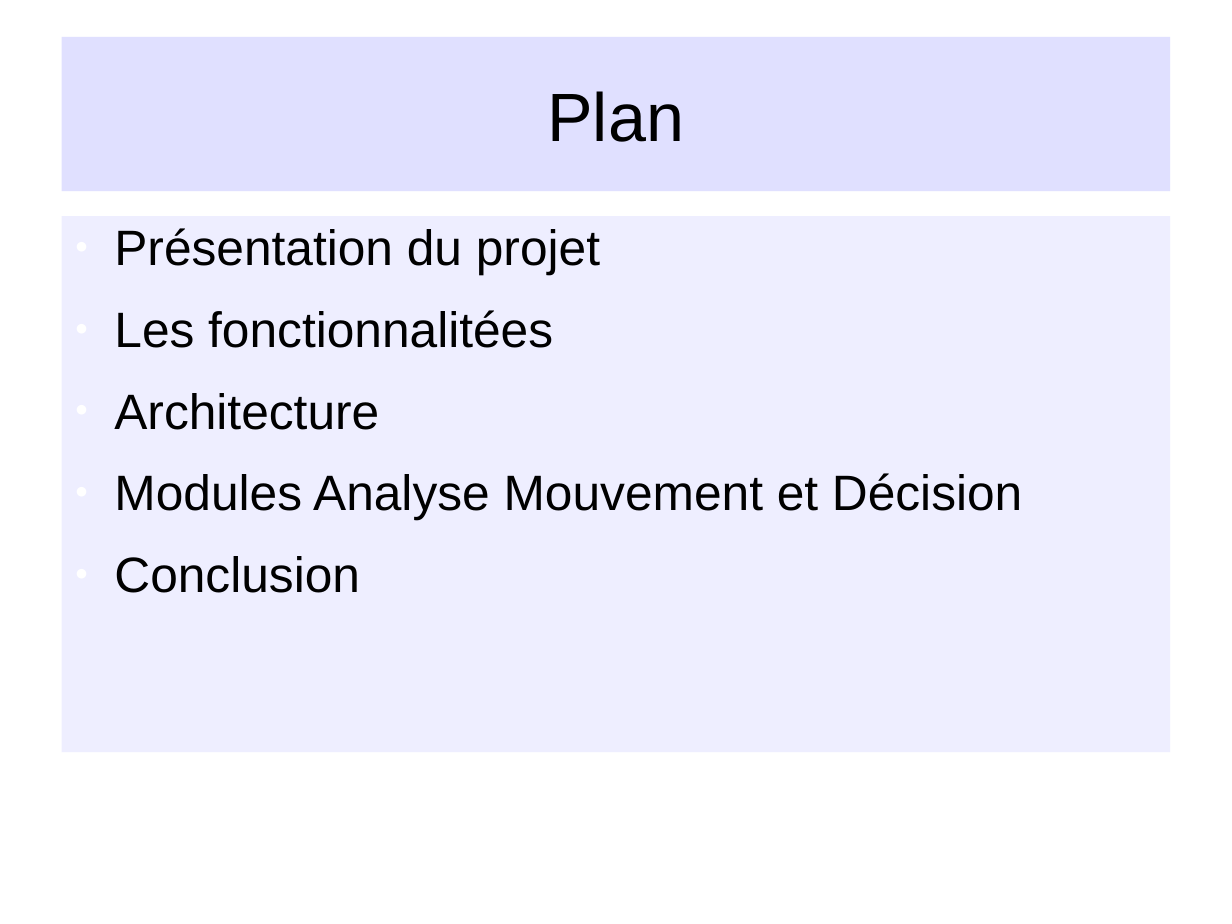
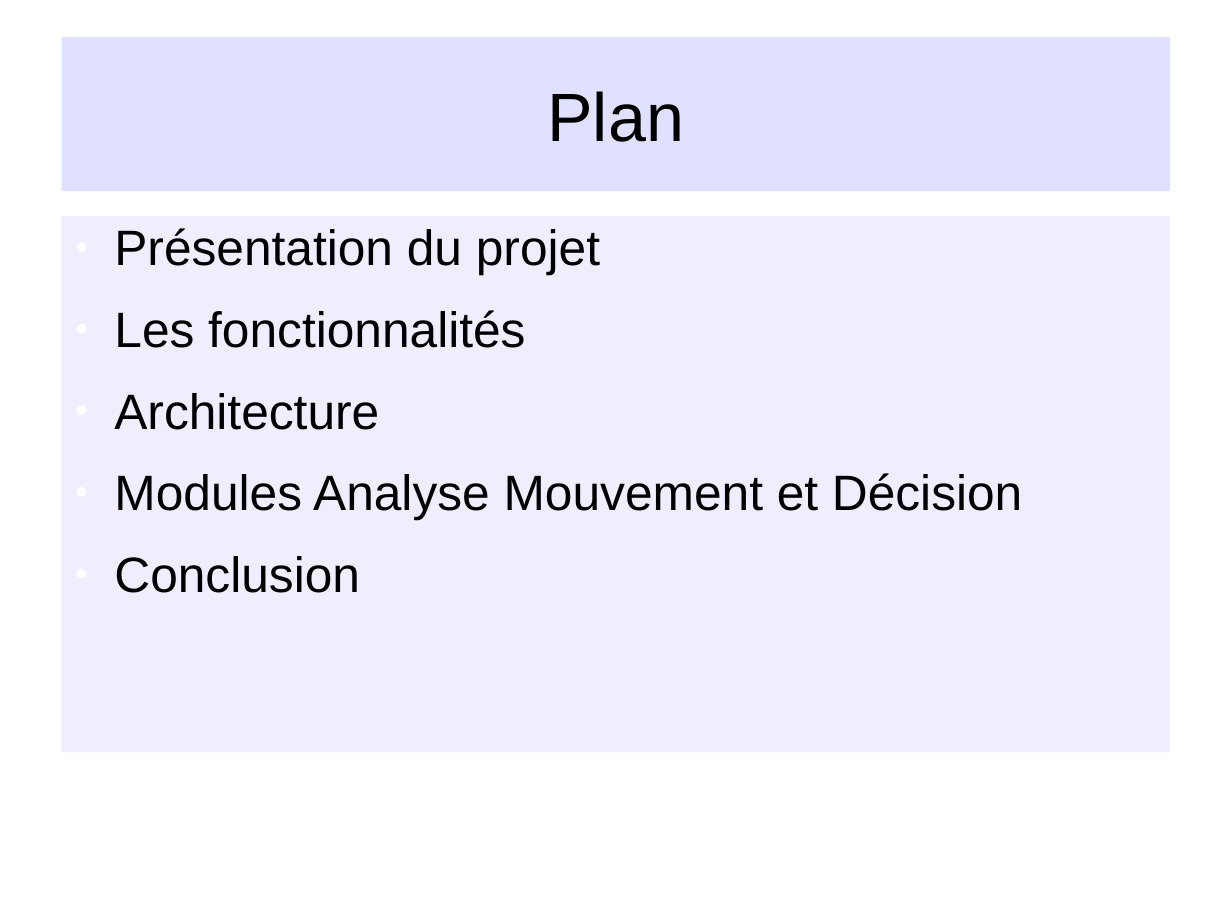
Before and after one commit to NesKaphe/nao-p7, a slide deck: slide 2 of documents/diaporama/diapo_nao.odp. Drawn at 1232x924 pixels with LibreOffice and Linux fonts; fonts in the diff are those of the drawing; background and template pictures are left out. Boxes give left, top, right and bottom in pixels: in the first picture for what was removed or moved away, otherwise in the second. Text is boxed around its words. In the diff, an @@ line names an element or a change of style, - is before the commit and + after.

```diff
--- a/documents/diaporama/diapo_nao.odp
+++ b/documents/diaporama/diapo_nao.odp
@@ text at [114,310,525,348]: text changed @@
-● Les fonctionnalitées
+● Les fonctionnalités
```
Also in this commit, not shown: 5 other slides changed, 8 slides added, 13 other files.
